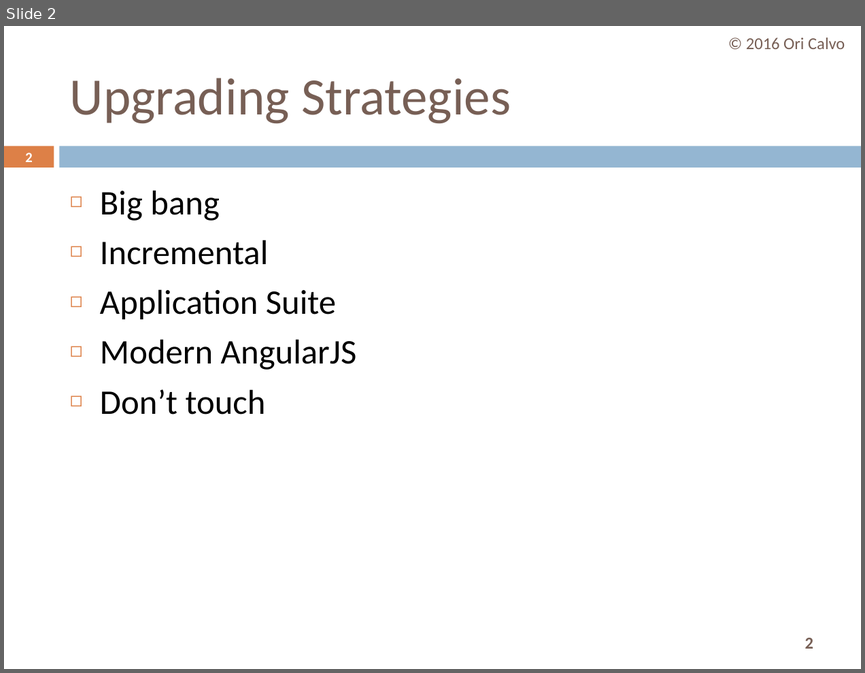
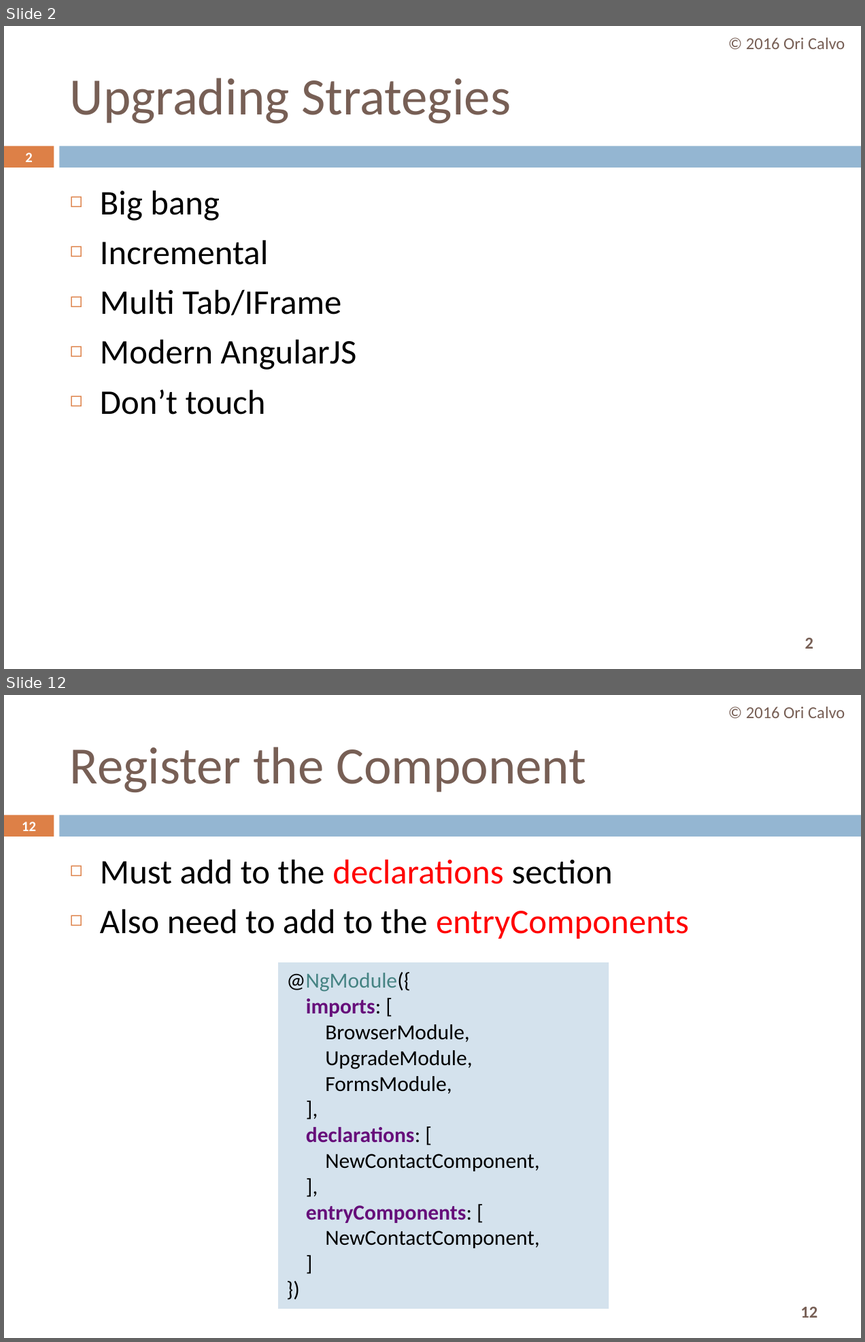
Before and after one commit to oricalvo/course-amdocs-angular, a slide deck: PPTs/11 NG Upgrade.pptx. Shown one above the other, each under a label of ours: slide 2 before the commit, slides 2 and 12 after it; the slides between them are not shown. The pictures are 865x673 and 865x1342 pixels, drawn with LibreOffice and Linux fonts; fonts in the diff are those of the drawing. Boxes give left, top, right and bottom in pixels: in the first picture for what was removed or moved away, otherwise in the second. Text is boxed around its words. In the diff, an @@ line names an element or a change of style, - is before the commit and + after.

```diff
--- a/PPTs/11 NG Upgrade.pptx
+++ b/PPTs/11 NG Upgrade.pptx
@@ slide 12 added at bbox=[4, 695, 861, 1338], background #FFFFFF; not listed: 3 template elements that a slide beside it also shows @@
@@ text added at bbox=[746, 707, 844, 718], 14 pt, text #775F55 @@
+© 2016 Ori Calvo
@@ title added at bbox=[70, 747, 586, 792], 44 pt, text #775F55 @@
+Register the Component
@@ page number added at bbox=[22, 821, 36, 831], 11.9 pt, text #FFFFFF, bold @@
+12
@@ text added at bbox=[100, 859, 689, 939], 29 pt, text #000000 @@
+◻ Must add to the declarations section
+◻ Also need to add to the entryComponents
@@ rectangle added at bbox=[278, 962, 609, 1308], fill #D4E2ED, 18 pt, text #000000 @@
+@NgModule({
+imports: [
+BrowserModule,
+UpgradeModule,
+FormsModule,
+],
+declarations: [
+NewContactComponent,
+],
+entryComponents: [
+NewContactComponent,
+]
+})
@@ slide 2 changed as well @@
@@ text at bbox=[100, 289, 341, 315]: text changed @@
-◻ Application Suite
+◻ Multi Tab/IFrame
```
Also in this commit, not shown: 3 other slides changed, 15 other slides added, 1 other file.
